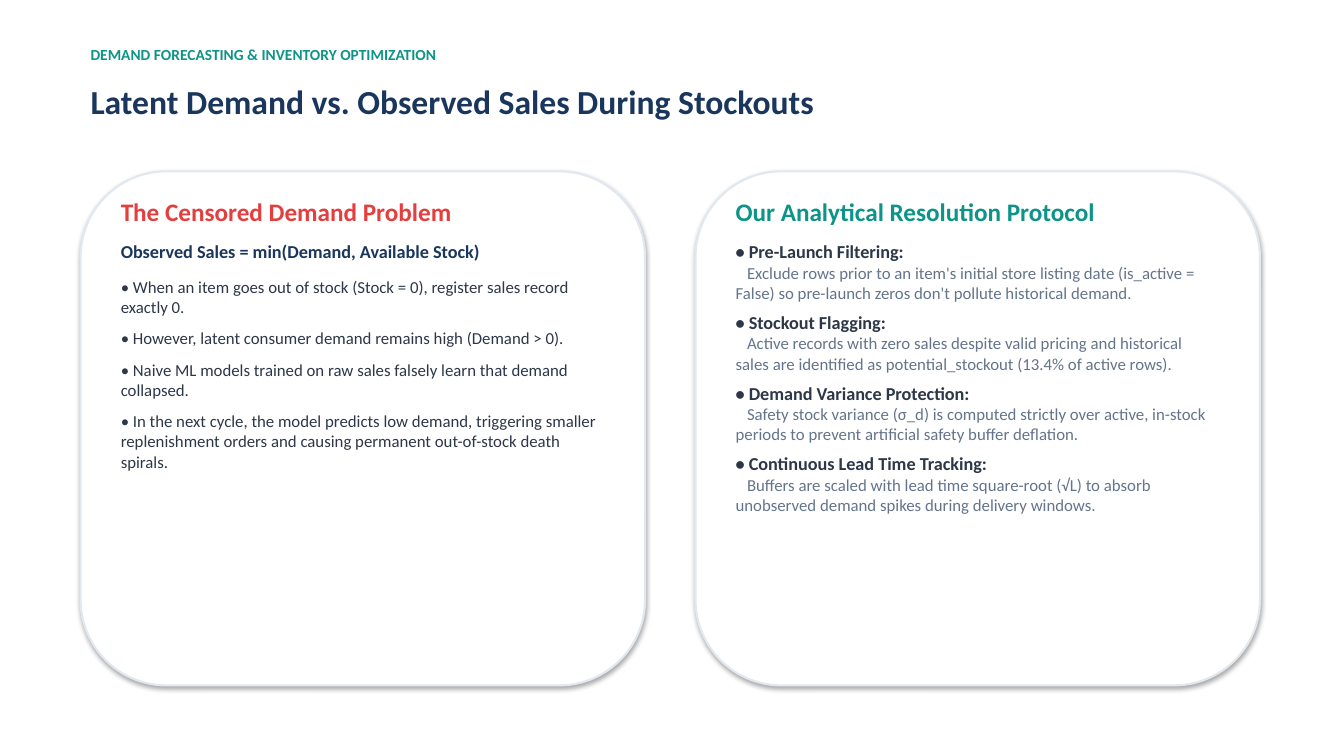
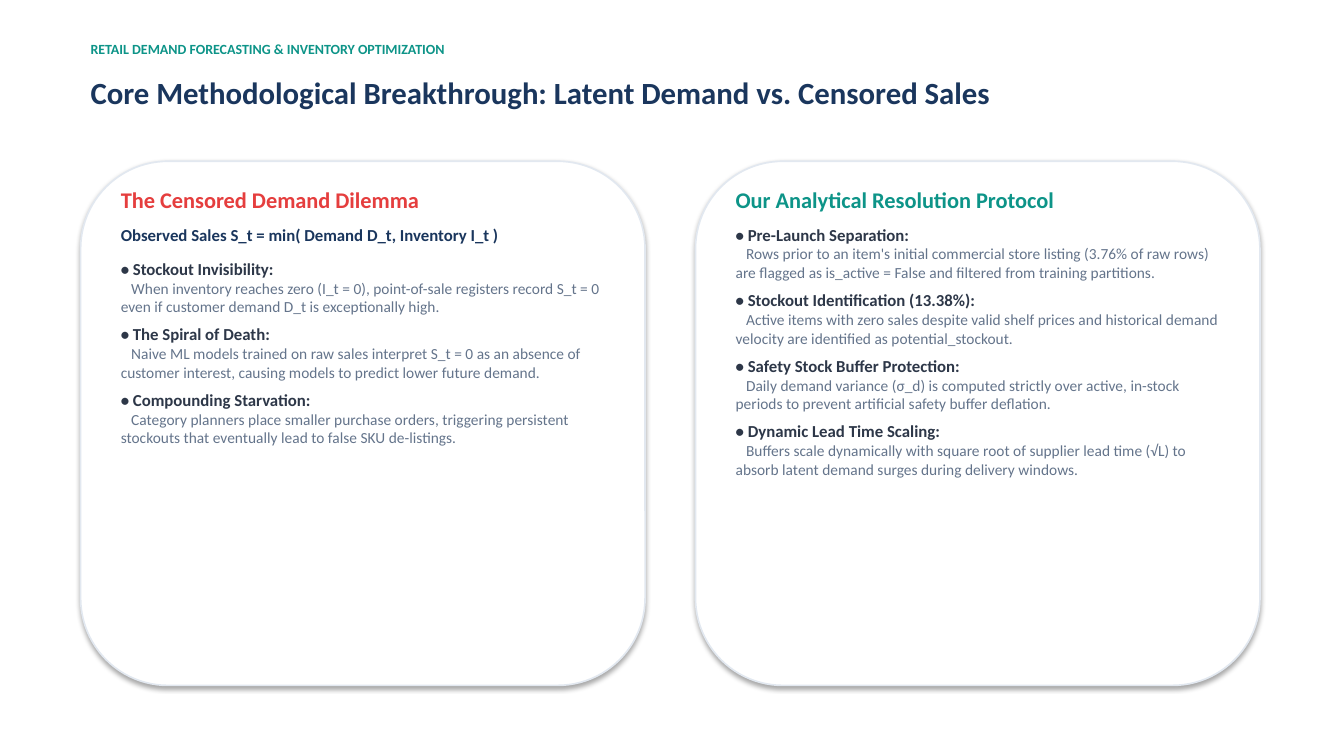
Before and after one commit to Pranav-2910/Demand-Forecasting-Inventory-Optimization-Using-Machine-Learning, a slide deck: slide 4 of Week 4/final_presentation.pptx. Drawn at 1344x756 pixels with LibreOffice and Linux fonts; fonts in the diff are those of the drawing. Boxes give left, top, right and bottom in pixels: in the first picture for what was removed or moved away, otherwise in the second. Text is boxed around its words. In the diff, an @@ line names an element or a change of style, - is before the commit and + after.

Commit message:
Add formal 11-page PDF analytical report, enhanced executive 14-slide presentation deck with numerical observations, and updated documentation

```diff
--- a/Week 4/final_presentation.pptx
+++ b/Week 4/final_presentation.pptx
@@ text at bbox=[91, 45, 445, 54]: text changed; size 11 to 10 pt @@
-DEMAND FORECASTING & INVENTORY OPTIMIZATION
+RETAIL DEMAND FORECASTING & INVENTORY OPTIMIZATION
@@ text at bbox=[91, 82, 990, 110]: text changed; size 24 to 22 pt @@
-Latent Demand vs. Observed Sales During Stockouts
+Core Methodological Breakthrough: Latent Demand vs. Censored Sales
@@ rounded rectangle: place and size @@
-rounded rectangle at bbox=[81, 171, 645, 686]
+rounded rectangle at bbox=[81, 161, 645, 686]
@@ rounded rectangle at bbox=[81, 161, 645, 686]: outline #E2E8F0 1.5 pt to #E2E8F0 1.2 pt @@
@@ rounded rectangle at bbox=[696, 161, 1260, 686]: outline #E2E8F0 1.5 pt to #E2E8F0 1.2 pt @@
@@ rounded rectangle: place and size @@
-rounded rectangle at bbox=[696, 171, 1260, 686]
+rounded rectangle at bbox=[696, 161, 1260, 686]
@@ text at bbox=[121, 192, 599, 446]: text changed; size 12 to 11 pt; text colour #2D3748 to #64748B @@
-The Censored Demand Problem
-Observed Sales = min(Demand, Available Stock)
-• When an item goes out of stock (Stock = 0), register sales record exactly 0.
-• However, latent consumer demand remains high (Demand > 0).
-• Naive ML models trained on raw sales falsely learn that demand collapsed.
-• In the next cycle, the model predicts low demand, triggering smaller replenishment orders and causing permanent out-of-stock death spirals.
+The Censored Demand Dilemma
+Observed Sales S_t = min( Demand D_t, Inventory I_t )
+• Stockout Invisibility:
+When inventory reaches zero (I_t = 0), point-of-sale registers record S_t = 0 even if customer demand D_t is exceptionally high.
+• The Spiral of Death:
+Naive ML models trained on raw sales interpret S_t = 0 as an absence of customer interest, causing models to predict lower future demand.
+• Compounding Starvation:
+Category planners place smaller purchase orders, triggering persistent stockouts that eventually lead to false SKU de-listings.
@@ text "Our Analytical Resolution Protocol": place and size @@
-text "Our Analytical Resolution Protocol" at bbox=[736, 203, 1205, 514]
+text "Our Analytical Resolution Protocol" at bbox=[736, 192, 1218, 478]
@@ text at bbox=[736, 192, 1054, 212]: size 18 to 16 pt in "Our Analytical Resolution Protocol"; less space between paragraphs @@
@@ text at bbox=[736, 229, 1218, 478]: text changed; size 12 to 11 pt @@
-• Pre-Launch Filtering:
-Exclude rows prior to an item's initial store listing date (is_active = False) so pre-launch zeros don't pollute historical demand.
-• Stockout Flagging:
-Active records with zero sales despite valid pricing and historical sales are identified as potential_stockout (13.4% of active rows).
-• Demand Variance Protection:
-Safety stock variance (σ_d) is computed strictly over active, in-stock periods to prevent artificial safety buffer deflation.
-• Continuous Lead Time Tracking:
-Buffers are scaled with lead time square-root (√L) to absorb unobserved demand spikes during delivery windows.
+• Pre-Launch Separation:
+Rows prior to an item's initial commercial store listing (3.76% of raw rows) are flagged as is_active = False and filtered from training partitions.
+• Stockout Identification (13.38%):
+Active items with zero sales despite valid shelf prices and historical demand velocity are identified as potential_stockout.
+• Safety Stock Buffer Protection:
+Daily demand variance (σ_d) is computed strictly over active, in-stock periods to prevent artificial safety buffer deflation.
+• Dynamic Lead Time Scaling:
+Buffers scale dynamically with square root of supplier lead time (√L) to absorb latent demand surges during delivery windows.
```
Also in this commit, not shown: 10 other slides changed, 3 slides added, 1 slide removed, 4 other files.
